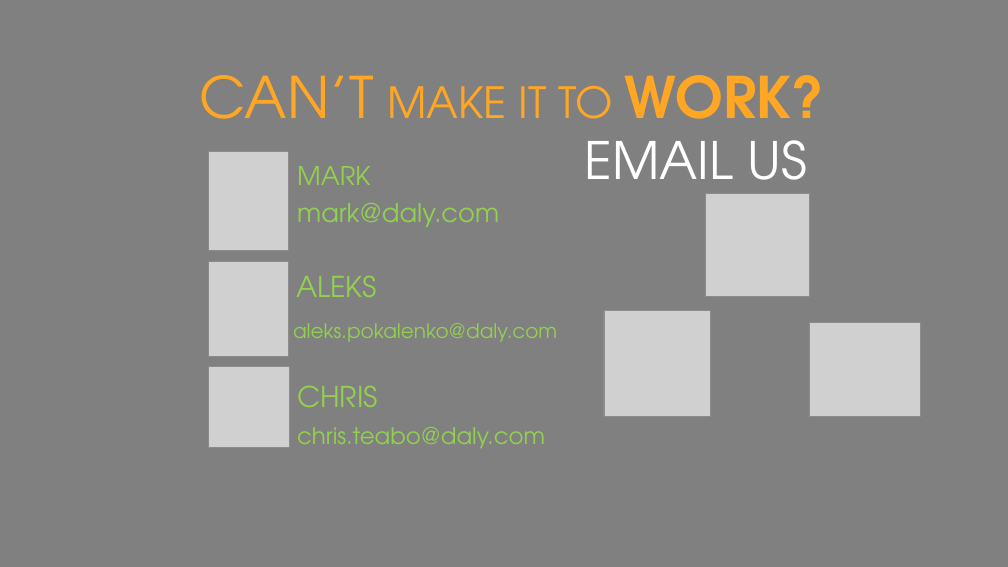
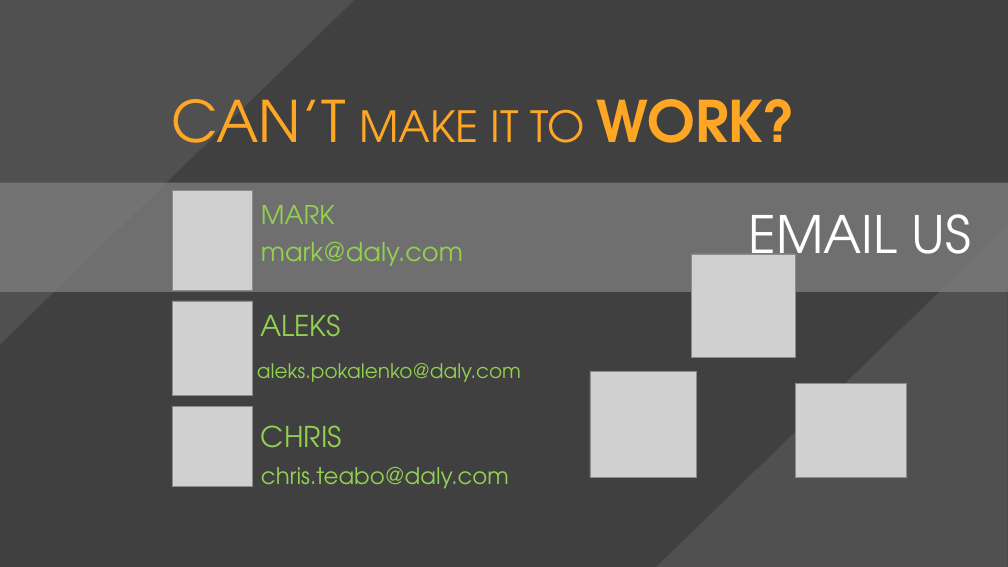
Before and after one commit to ejavier8205/Dashboard, a slide deck: slide 6 of images/slides/Powerpoint/Dashboard Pictures (landscape).pptx (slide 11 before the commit). Drawn at 1008x567 pixels with LibreOffice and Linux fonts; fonts in the diff are those of the drawing; grey boxes stand for pictures. Boxes give left, top, right and bottom in pixels: in the first picture for what was removed or moved away, otherwise in the second. Text is boxed around its words. In the diff, an @@ line names an element or a change of style, - is before the commit and + after.

```diff
--- a/images/slides/Powerpoint/Dashboard Pictures (landscape).pptx
+++ b/images/slides/Powerpoint/Dashboard Pictures (landscape).pptx
@@ background #808080 to #404040 @@
@@ triangle added at (0, 0, 354, 344), fill #808080 at 25% opacity @@
@@ text "CAN’T MAKE IT TO WORK?" rewrapped from (199, 75, 825, 142) to (171, 99, 796, 143) @@
@@ rectangle added at (0, 183, 1008, 292), fill #FFFFFF at 25% opacity @@
@@ 6 texts, 3 pictures: place and size @@
-6 texts, 3 pictures at (208, 151, 557, 448)
+6 texts, 3 pictures at (172, 190, 521, 489)
@@ text "EMAIL US": place and size @@
-text "EMAIL US" at (584, 140, 806, 204)
+text "EMAIL US" at (748, 214, 970, 278)
@@ triangle added at (653, 225, 1007, 567), fill #808080 at 25% opacity @@
@@ 3 pictures: place and size @@
-3 pictures at (604, 193, 920, 417)
+3 pictures at (590, 254, 906, 478)
```
Also in this commit, not shown: 5 other slides changed, 8 slides removed, 8 other files.
